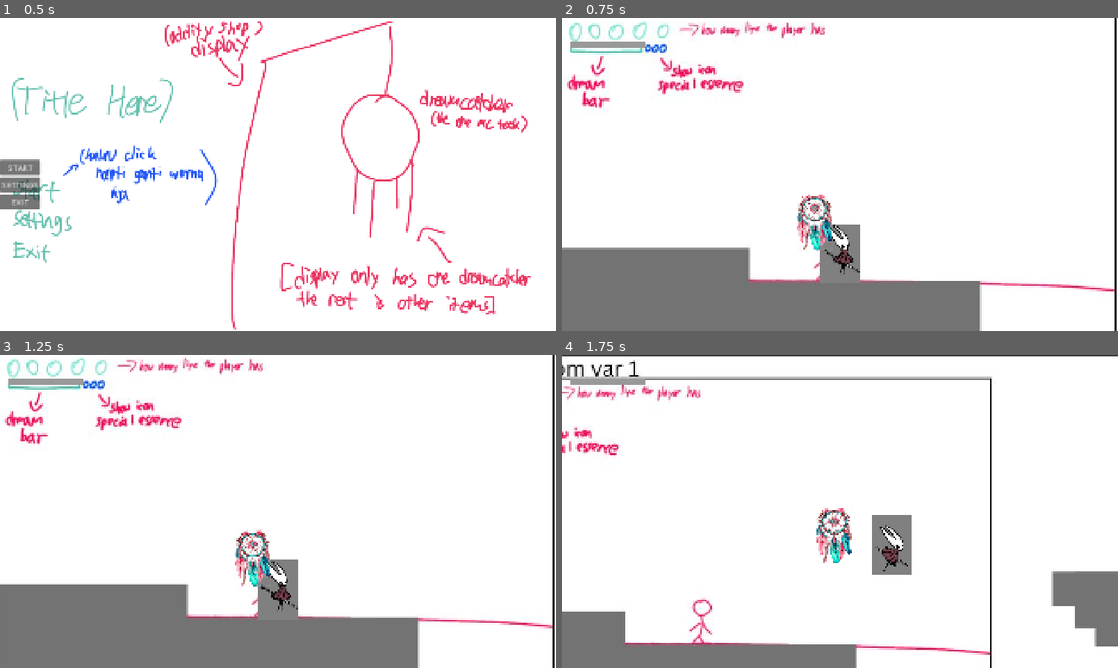
Above: before the commit, frames 1-4 (two rows, left to right).
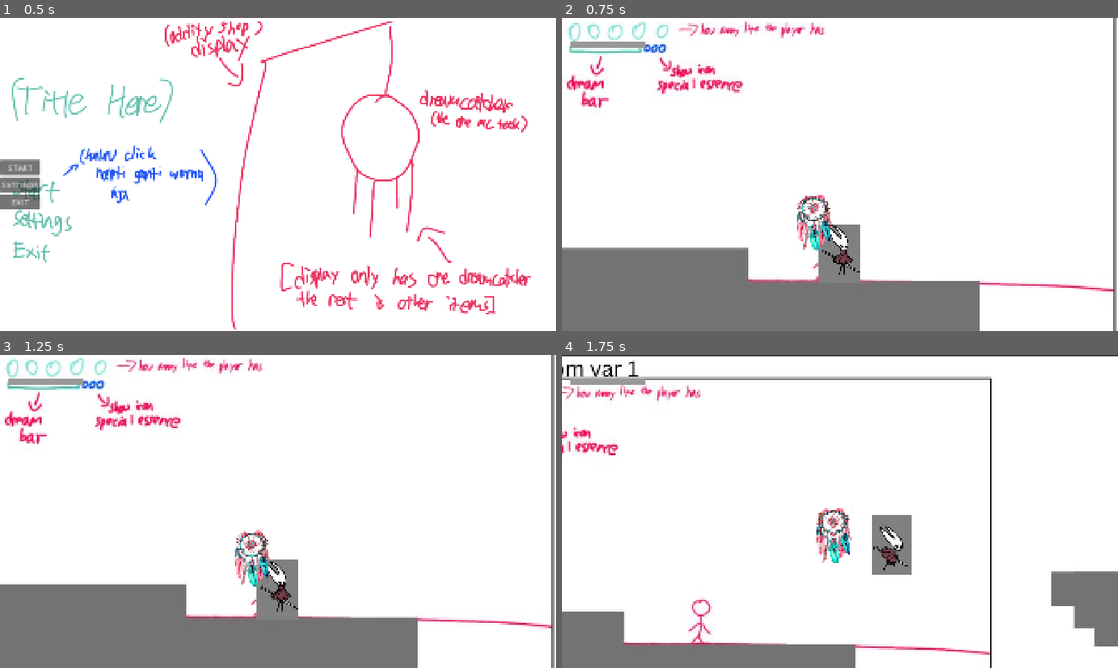
Above: after the commit, the same moments.

Repository: Medcro/GameBijiWIDAI2026
Game: Godot game, scene res://scenes/main_menu.tscn
Two runs of this game, one before a commit and one after it. Both use one fixed random seed, a clock stepped at 60 frames per second and the inputs below. The engine's default icon, where the game draws it, is replaced by a stand-in: a white triangle on a blue panel in a dark square.
Inputs (mouse positions are in pixels of both pictures, inside the frame that each line leads up to):
- Up to frame 1 (0.5 s): no input
- Up to frame 2 (0.75 s): click "START" at 0.5 s
- Up to frame 3 (1.25 s): no input
- Up to frame 4 (1.75 s): tap Enter at 1.25 s; move the mouse to (962, 495) at 1.27 s; hold Right (ui_right) from 1.28 s (still down); tap Z (Dash) at 1.35 s; click (962, 495) at 1.42 s; tap C (Jump) at 1.52 s

Frame 1 is identical in both runs. In frame 2, 3.2% of the frame differs, in the area x 0-100%, y 0-100%; in frame 3, 3.2%; in frame 4, 2.1%.

Commit message:
fixed click audio in pause

Diff:
--- a/scenes/main.tscn
+++ b/scenes/main.tscn
@@ -72,8 +72,9 @@
 scale = Vector2(0.5, 0.5)
 
 [node name="Camera2D" type="Camera2D" parent="Player"]
-position = Vector2(1.7404556e-05, -185.99995)
+position = Vector2(2.0000153, -185.99994)
 scale = Vector2(1.5152959, -2.0986176)
+ignore_rotation = false
 zoom = Vector2(2.9, 2.9)
 position_smoothing_enabled = true
 script = ExtResource("3_jyhfs")
--- a/scenes/pause_menu.tscn
+++ b/scenes/pause_menu.tscn
@@ -1,7 +1,8 @@
-[gd_scene load_steps=4 format=3 uid="uid://breavhqoiq6ys"]
+[gd_scene load_steps=5 format=3 uid="uid://breavhqoiq6ys"]
 
 [ext_resource type="Script" uid="uid://cclqyc8f8ebps" path="res://scripts/pause_menu.gd" id="1_n87rw"]
 [ext_resource type="PackedScene" uid="uid://cnf6m2x8m58j4" path="res://scenes/settings.tscn" id="2_myx47"]
+[ext_resource type="AudioStream" uid="uid://ekpc1exakc30" path="res://assets/audio/click.ogg" id="3_kukqi"]
 
 [sub_resource type="Theme" id="Theme_myx47"]
 default_font_size = 20
@@ -88,6 +89,9 @@
 This will bring you to the first dream."
 cancel_button_text = "No"
 
+[node name="Click" type="AudioStreamPlayer" parent="."]
+stream = ExtResource("3_kukqi")
+
 [connection signal="pressed" from="VBoxContainer/Resume" to="." method="_on_resume_pressed"]
 [connection signal="pressed" from="VBoxContainer/Reset" to="." method="_on_reset_pressed"]
 [connection signal="pressed" from="VBoxContainer/Settings" to="." method="_on_settings_pressed"]
